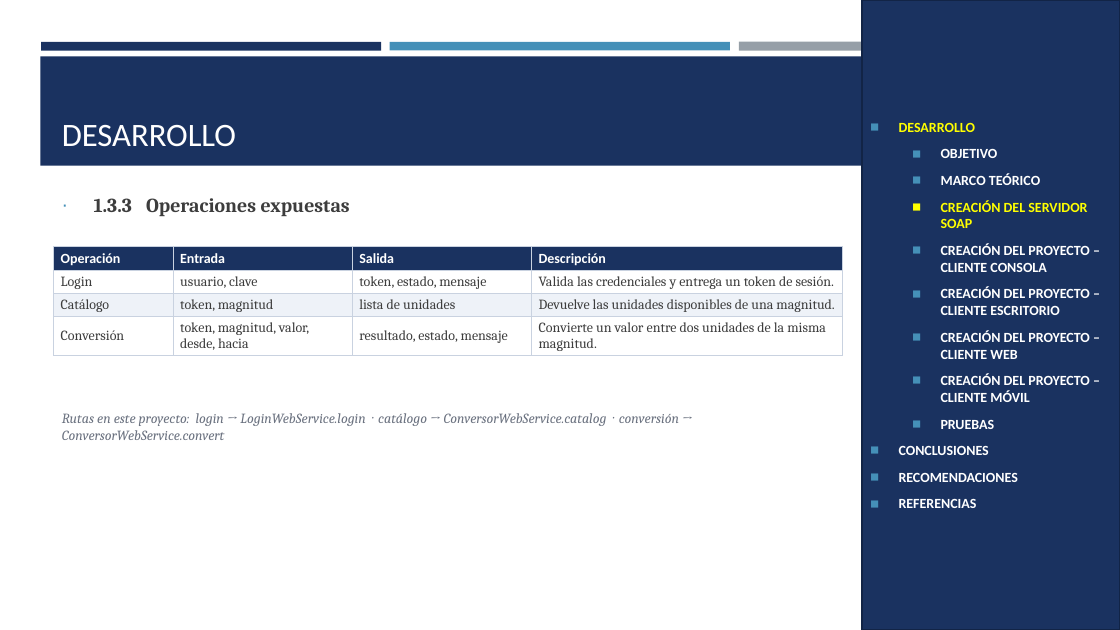
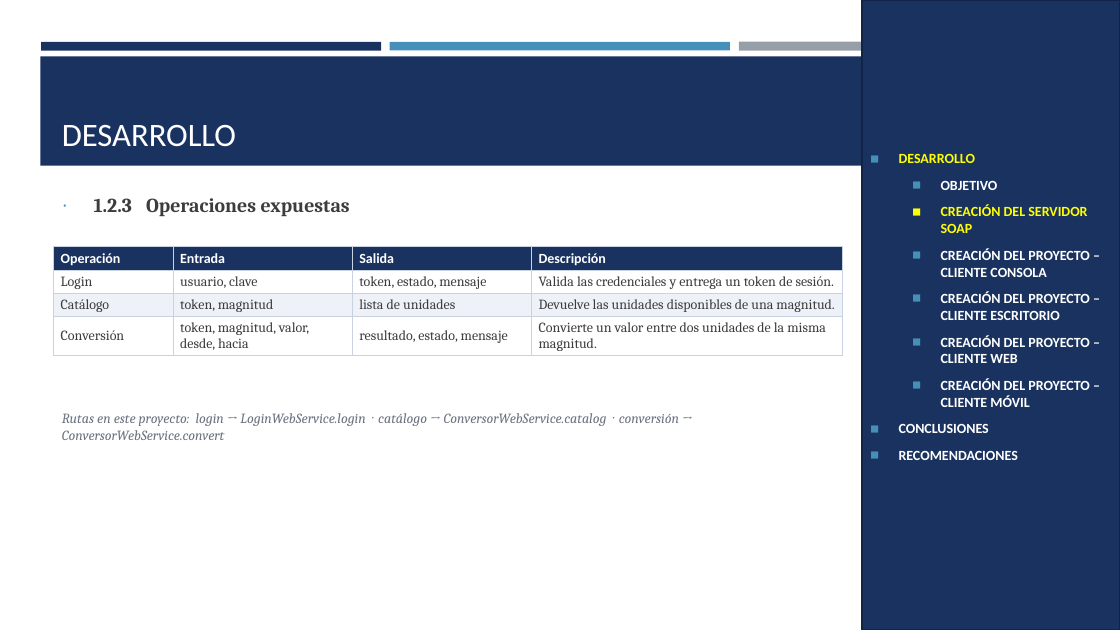
Before and after one commit to IMarcusDev/TI.1.1.-PAO202651_SOAP_JAVA_SINBDD_NRC_36883_GR04, a slide deck: slide 6 of 05. DOCUMENTACION/PRESENTACION TI.1.1. SOAP sin BDD en JAVA GR4.pptx (slide 10 before the commit). Drawn at 1120x630 pixels with LibreOffice and Linux fonts; fonts in the diff are those of the drawing. Boxes give left, top, right and bottom in pixels: in the first picture for what was removed or moved away, otherwise in the second. Text is boxed around its words. In the diff, an @@ line names an element or a change of style, - is before the commit and + after.

```diff
--- a/05. DOCUMENTACION/PRESENTACION TI.1.1. SOAP sin BDD en JAVA GR4.pptx
+++ b/05. DOCUMENTACION/PRESENTACION TI.1.1. SOAP sin BDD en JAVA GR4.pptx
@@ text in rectangle at (x1=941, y1=173, x2=1040, y2=185): paragraph removed @@
-  ◼ MARCO TEÓRICO
@@ text at (x1=94, y1=198, x2=350, y2=216): text changed @@
-∙ 1.3.3 Operaciones expuestas
+∙ 1.2.3 Operaciones expuestas
@@ text in rectangle at (x1=941, y1=420, x2=995, y2=429): paragraph removed @@
-  ◼ PRUEBAS
@@ text in rectangle at (x1=899, y1=499, x2=977, y2=508): paragraph removed @@
-◼ REFERENCIAS
```
Also in this commit, not shown: 21 other slides changed, 7 slides removed.
